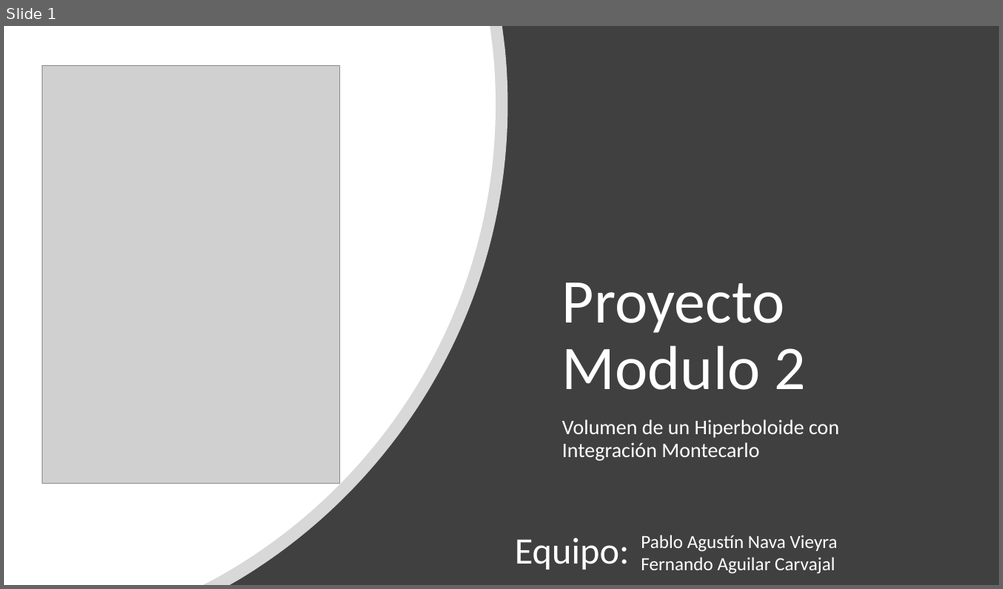
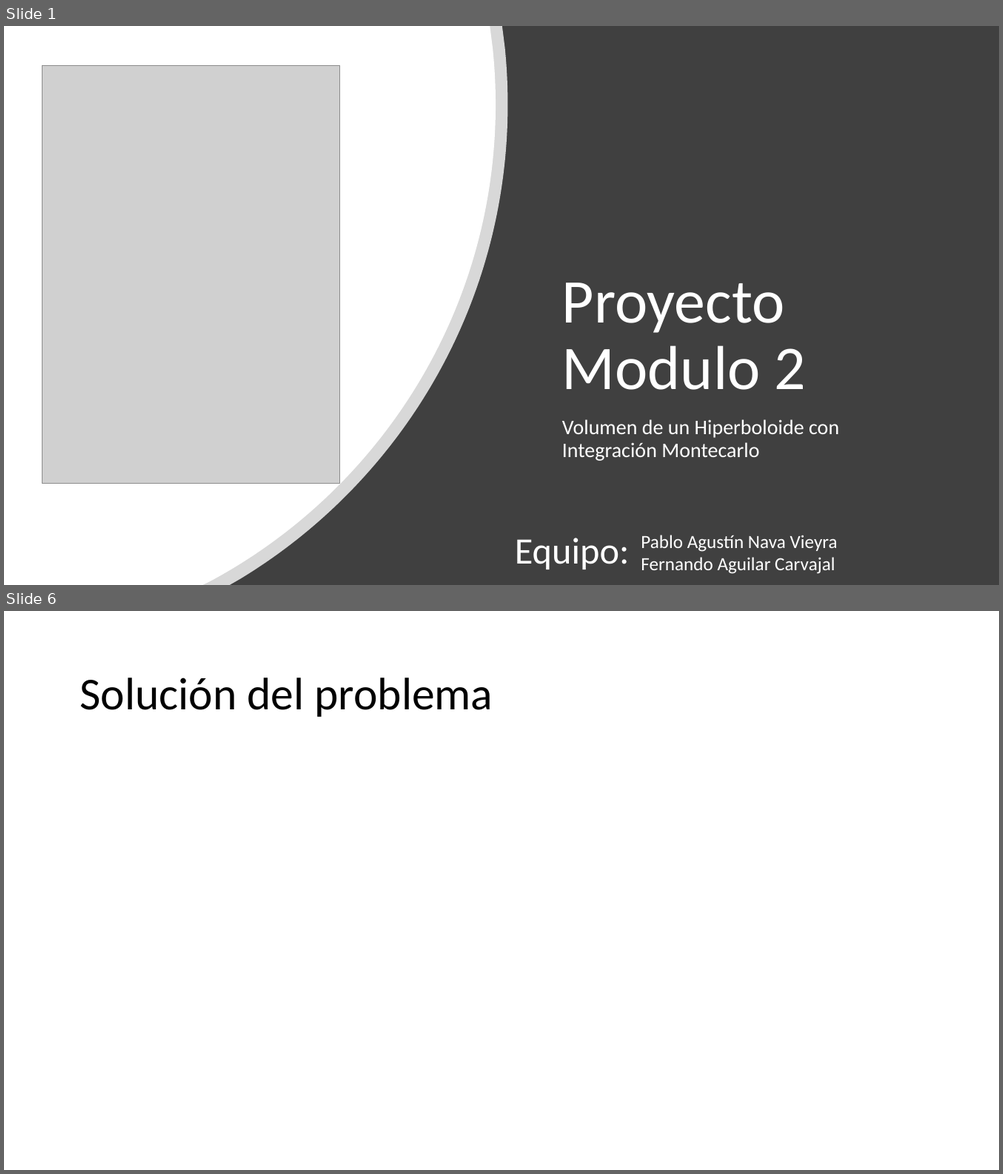
Before and after one commit to Fernando28AC/proyecto_modulo2, a slide deck: Proyecto_modulo2.pptx. Shown one above the other, each under a label of ours: slide 1 before the commit, slides 1 and 6 after it; the slides between them are not shown. The pictures are 1003x589 and 1003x1174 pixels, drawn with LibreOffice and Linux fonts; fonts in the diff are those of the drawing; grey boxes stand for pictures. Boxes give left, top, right and bottom in pixels: in the first picture for what was removed or moved away, otherwise in the second. Text is boxed around its words. In the diff, an @@ line names an element or a change of style, - is before the commit and + after.

```diff
--- a/Proyecto_modulo2.pptx
+++ b/Proyecto_modulo2.pptx
@@ slide 6 added at (4, 611, 999, 1170), background #FFFFFF @@
@@ title added at (79, 678, 492, 717), 44 pt, text #000000 @@
+Solución del problema
```
Also in this commit, not shown: 7 other slides added, 3 slides removed, 2 other files.
